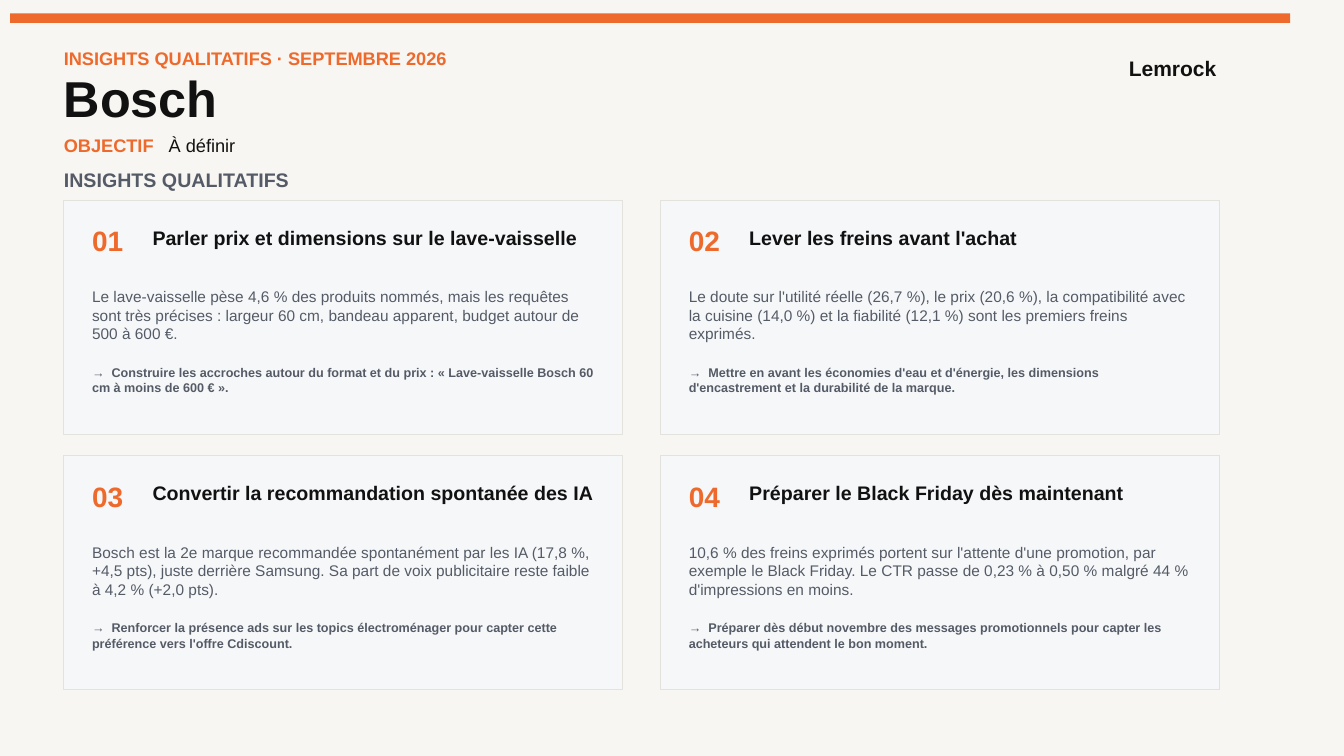
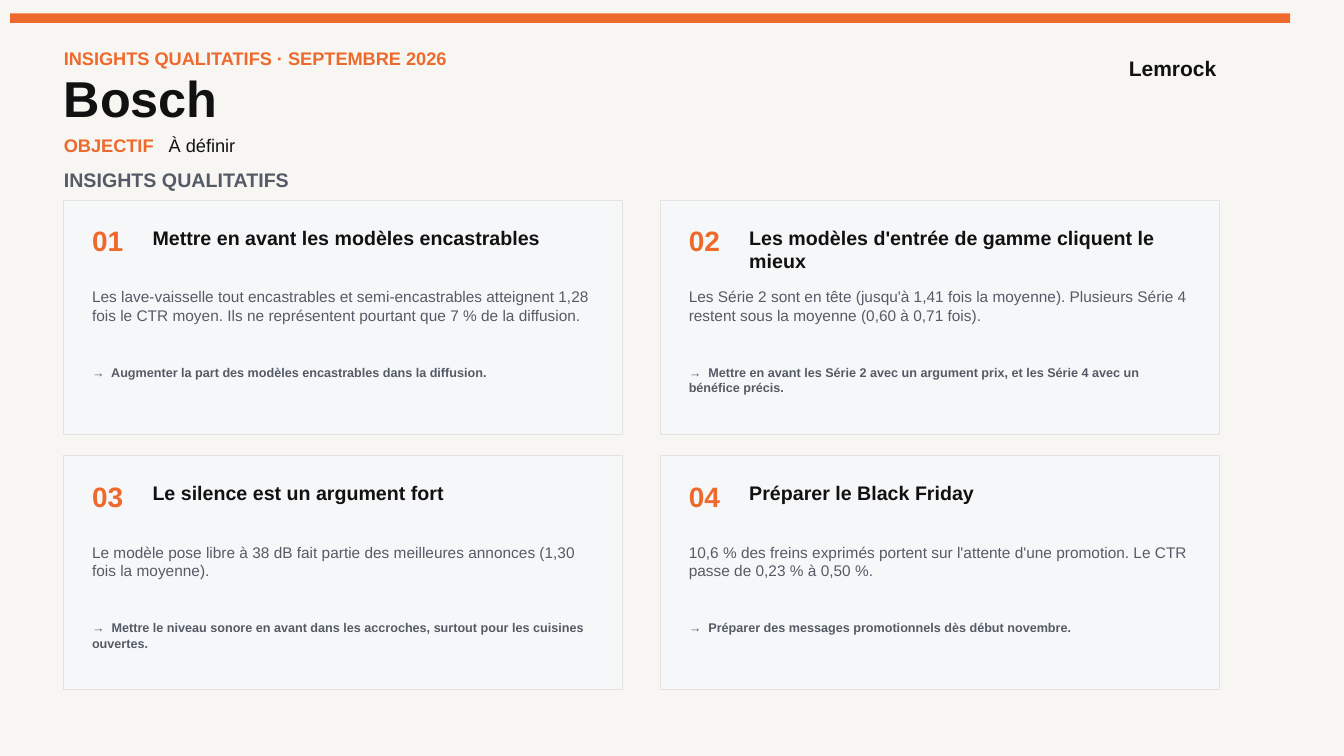
Before and after one commit to stephanemonmarson-creator/Lemrock, a slide deck: slide 10 of rapports/septembre/121026_Customer Success_Septembre 26.pptx (slide 12 before the commit). Drawn at 1344x756 pixels with LibreOffice and Linux fonts; fonts in the diff are those of the drawing. Boxes give left, top, right and bottom in pixels: in the first picture for what was removed or moved away, otherwise in the second. Text is boxed around its words. In the diff, an @@ line names an element or a change of style, - is before the commit and + after.

```diff
--- a/rapports/septembre/121026_Customer Success_Septembre 26.pptx
+++ b/rapports/septembre/121026_Customer Success_Septembre 26.pptx
@@ text at bbox=[153, 230, 540, 246]: text changed @@
-Parler prix et dimensions sur le lave-vaisselle
+Mettre en avant les modèles encastrables
@@ text at bbox=[749, 230, 1154, 269]: text changed @@
-Lever les freins avant l'achat
+Les modèles d'entrée de gamme cliquent le mieux
@@ text at bbox=[92, 291, 588, 324]: text changed @@
-Le lave-vaisselle pèse 4,6 % des produits nommés, mais les requêtes sont très précises : largeur 60 cm, bandeau apparent, budget autour de 500 à 600 €.
+Les lave-vaisselle tout encastrables et semi-encastrables atteignent 1,28 fois le CTR moyen. Ils ne représentent pourtant que 7 % de la diffusion.
@@ text at bbox=[689, 290, 1187, 324]: text changed @@
-Le doute sur l'utilité réelle (26,7 %), le prix (20,6 %), la compatibilité avec la cuisine (14,0 %) et la fiabilité (12,1 %) sont les premiers freins exprimés.
+Les Série 2 sont en tête (jusqu'à 1,41 fois la moyenne). Plusieurs Série 4 restent sous la moyenne (0,60 à 0,71 fois).
@@ text at bbox=[111, 368, 487, 380]: text changed @@
-→ Construire les accroches autour du format et du prix : « Lave-vaisselle Bosch 60 cm à moins de 600 € ».
+→ Augmenter la part des modèles encastrables dans la diffusion.
@@ text at bbox=[689, 368, 1139, 395]: text changed @@
-→ Mettre en avant les économies d'eau et d'énergie, les dimensions d'encastrement et la durabilité de la marque.
+→ Mettre en avant les Série 2 avec un argument prix, et les Série 4 avec un bénéfice précis.
@@ text at bbox=[153, 485, 444, 504]: text changed @@
-Convertir la recommandation spontanée des IA
+Le silence est un argument fort
@@ text at bbox=[749, 485, 974, 504]: text changed @@
-Préparer le Black Friday dès maintenant
+Préparer le Black Friday
@@ text at bbox=[92, 546, 574, 579]: text changed @@
-Bosch est la 2e marque recommandée spontanément par les IA (17,8 %, +4,5 pts), juste derrière Samsung. Sa part de voix publicitaire reste faible à 4,2 % (+2,0 pts).
+Le modèle pose libre à 38 dB fait partie des meilleures annonces (1,30 fois la moyenne).
@@ text at bbox=[689, 546, 1187, 579]: text changed @@
-10,6 % des freins exprimés portent sur l'attente d'une promotion, par exemple le Black Friday. Le CTR passe de 0,23 % à 0,50 % malgré 44 % d'impressions en moins.
+10,6 % des freins exprimés portent sur l'attente d'une promotion. Le CTR passe de 0,23 % à 0,50 %.
@@ text at bbox=[92, 623, 583, 648]: text changed @@
-→ Renforcer la présence ads sur les topics électroménager pour capter cette préférence vers l'offre Cdiscount.
+→ Mettre le niveau sonore en avant dans les accroches, surtout pour les cuisines ouvertes.
@@ text at bbox=[708, 622, 1071, 635]: text changed @@
-→ Préparer dès début novembre des messages promotionnels pour capter les acheteurs qui attendent le bon moment.
+→ Préparer des messages promotionnels dès début novembre.
```
Also in this commit, not shown: 35 other slides changed, 8 slides removed, 48 other files.
